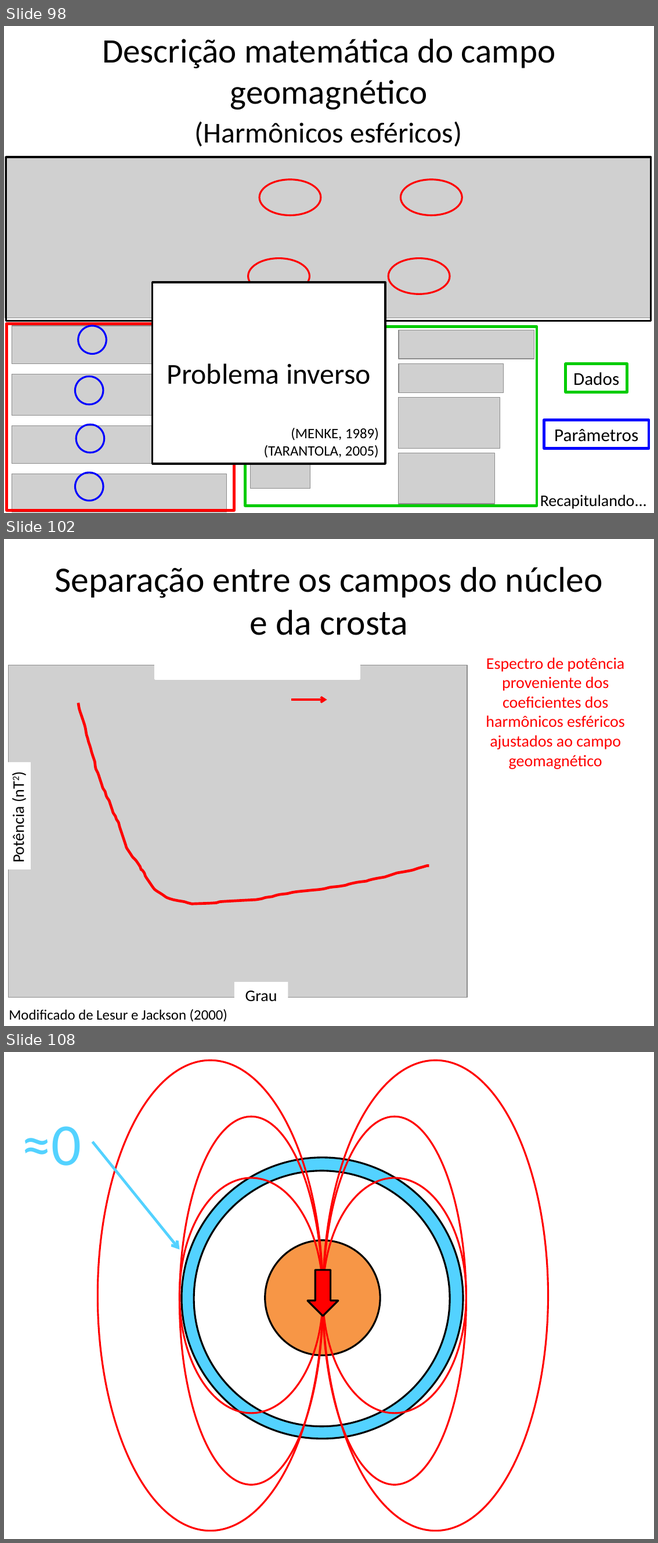
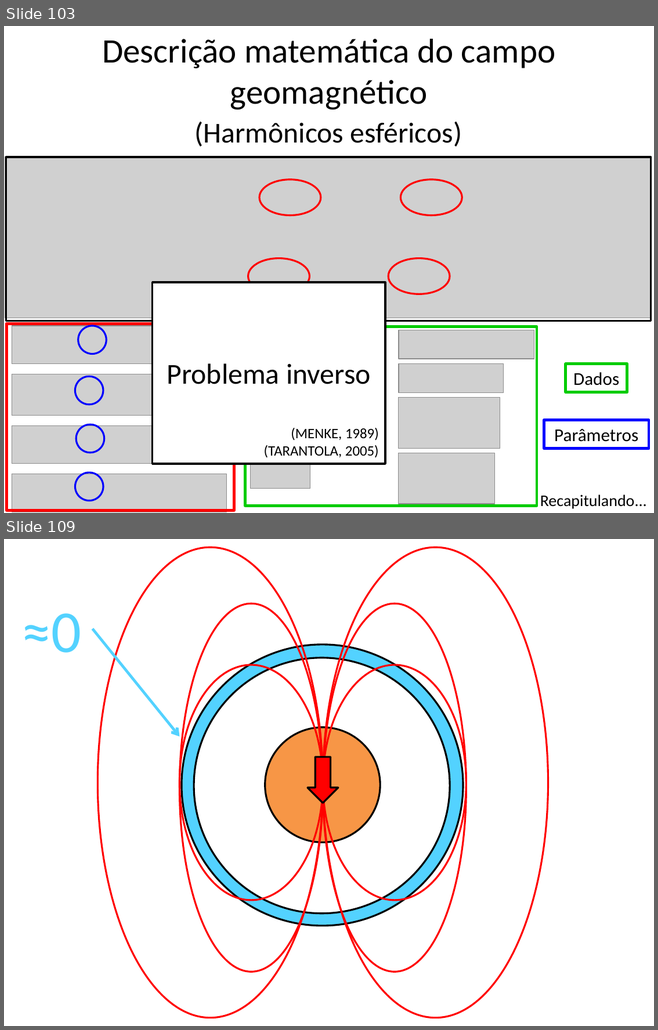
Before and after one commit to birocoles/Disciplina-metodos-potenciais, a slide deck: Aulas/Campo_geomagnetico/aula_campo_geomagnetico.pptx. Shown one above the other, each under a label of ours: slides 98, 102 and 108 before the commit, slides 103 and 109 after it; the slides between them are not shown. The pictures are 658x1543 and 658x1030 pixels, drawn with LibreOffice and Linux fonts; fonts in the diff are those of the drawing; grey boxes stand for pictures. Boxes give left, top, right and bottom in pixels: in the first picture for what was removed or moved away, otherwise in the second. Text is boxed around its words. In the diff, an @@ line names an element or a change of style, - is before the commit and + after.

Commit message:
update na descricao matematica do campo geomagnetico

```diff
--- a/Aulas/Campo_geomagnetico/aula_campo_geomagnetico.pptx
+++ b/Aulas/Campo_geomagnetico/aula_campo_geomagnetico.pptx
@@ slide 102 removed at [4,539,654,1026], background #FFFFFF @@
@@ title removed at [55,567,603,635] @@
-Separação entre os campos do núcleo e da crosta
@@ rectangle removed at [155,654,360,679] @@
@@ text removed at [485,657,625,769] @@
-Espectro de potência proveniente dos coeficientes dos harmônicos esféricos ajustados ao campo geomagnético
@@ picture removed at [9,665,467,998] @@
@@ freeform shape removed at [78,703,429,904] @@
@@ arrow removed from (291, 700) to (327, 700) @@
@@ rectangle removed at [5,762,30,870] @@
-Potência (nT2)
@@ rectangle removed at [234,982,288,1008] @@
-Grau
@@ text removed at [9,1009,227,1022] @@
-Modificado de Lesur e Jackson (2000)
@@ what was slide 98 is now slide 103 @@
@@ what was slide 108 is now slide 109 @@
```
Also in this commit, not shown: 13 slides changed, 7 slides added, 6 other slides removed, 1 other file.
